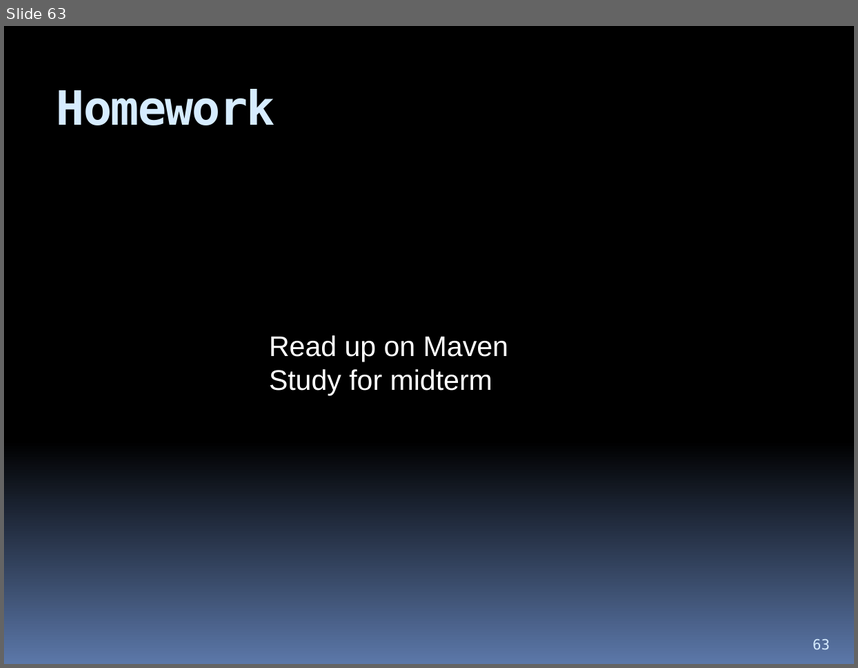
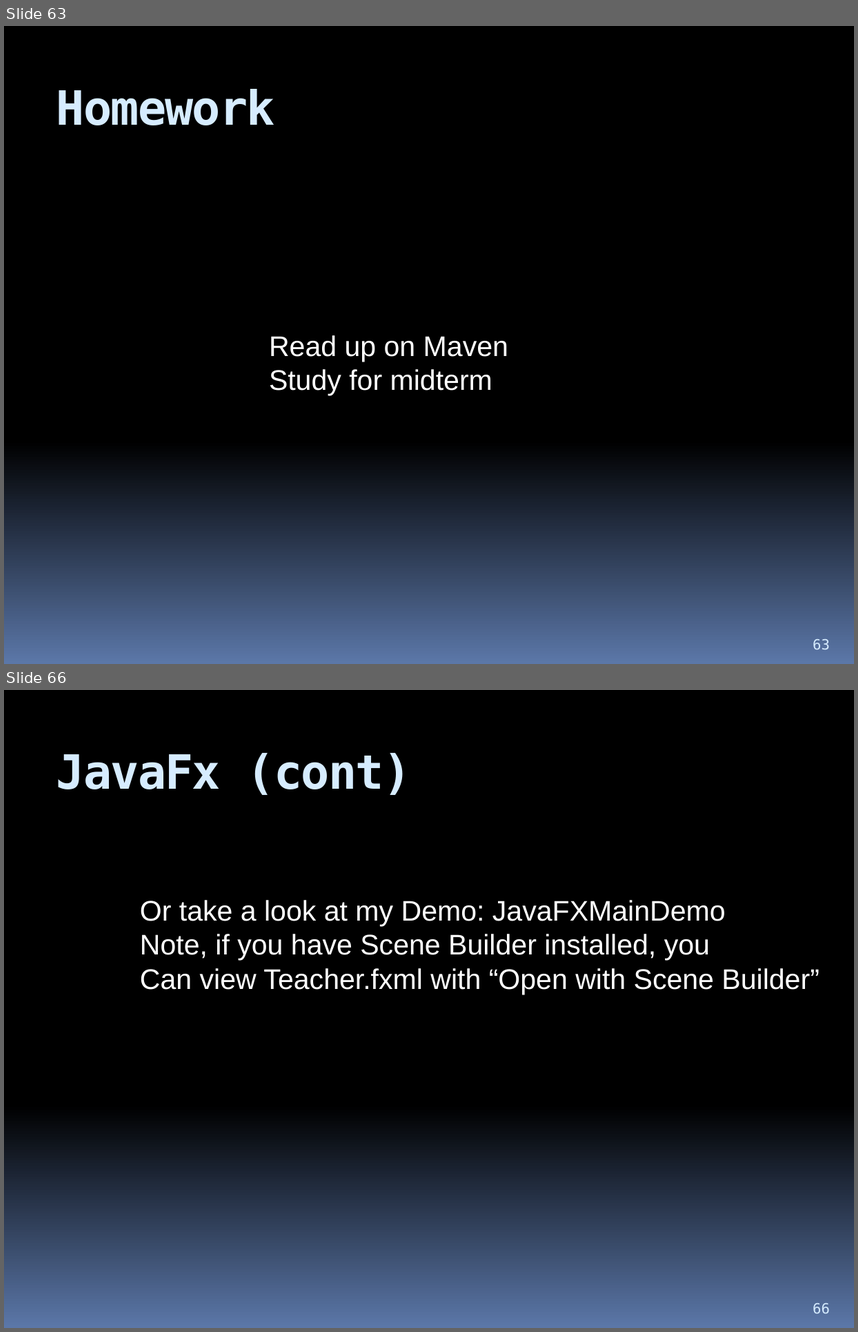
Before and after one commit to hchan/comp2613, a slide deck: coursePresentation.pptx. Shown one above the other, each under a label of ours: slide 63 before the commit, slides 63 and 66 after it; the slides between them are not shown. The pictures are 858x668 and 858x1332 pixels, drawn with LibreOffice and Linux fonts; fonts in the diff are those of the drawing. Boxes give left, top, right and bottom in pixels: in the first picture for what was removed or moved away, otherwise in the second. Text is boxed around its words. In the diff, an @@ line names an element or a change of style, - is before the commit and + after.

```diff
--- a/coursePresentation.pptx
+++ b/coursePresentation.pptx
@@ slide 66 added at box(4, 690, 854, 1328), background gradient #000000 to #5B77A8 @@
@@ title added at box(56, 753, 412, 795), 40 pt, text #D6ECFF, bold @@
+JavaFx (cont)
@@ text added at box(140, 900, 819, 994), 24 pt, text #FFFFFF @@
+Or take a look at my Demo: JavaFXMainDemo
+Note, if you have Scene Builder installed, you
+Can view Teacher.fxml with “Open with Scene Builder”
@@ page number added at box(813, 1303, 830, 1313), 12 pt, text #D6ECFF @@
+66
```
Also in this commit, not shown: 3 other slides added.
